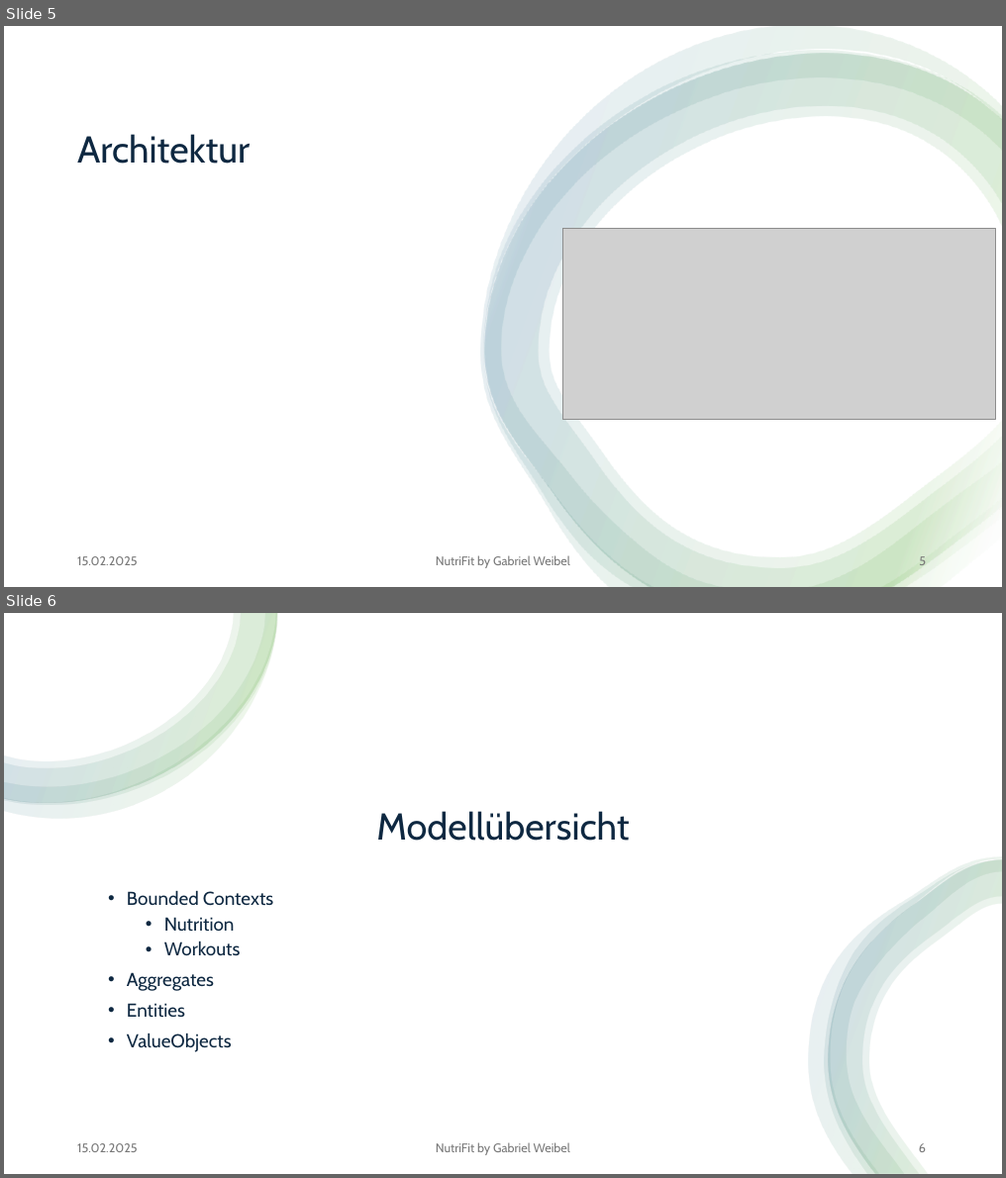
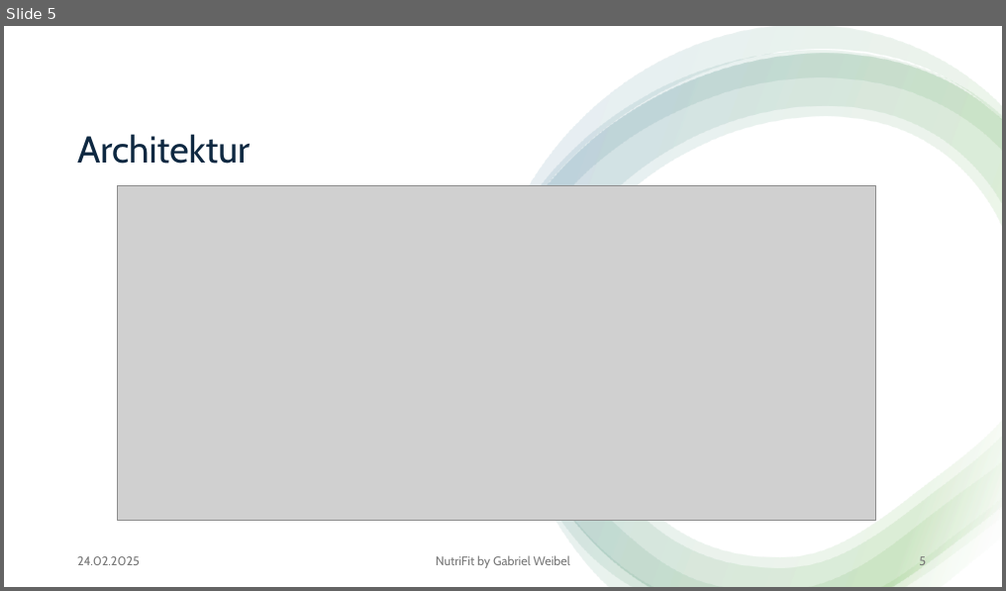
Before and after one commit to gaweCodes/NutriFit, a slide deck: docs/Vorstellung_NutriFit.pptx. Shown one above the other, each under a label of ours: slides 5 and 6 before the commit, slide 5 after it. The pictures are 1006x1178 and 1006x591 pixels, drawn with LibreOffice and Linux fonts; fonts in the diff are those of the drawing; grey boxes stand for pictures. Boxes give left, top, right and bottom in pixels: in the first picture for what was removed or moved away, otherwise in the second. Text is boxed around its words. In the diff, an @@ line names an element or a change of style, - is before the commit and + after.

```diff
--- a/docs/Vorstellung_NutriFit.pptx
+++ b/docs/Vorstellung_NutriFit.pptx
@@ slide 6 removed at bbox=[4, 613, 1002, 1174], background #FFFFFF @@
@@ rectangle removed at bbox=[4, 613, 1002, 1174] @@
@@ group removed at bbox=[4, 613, 278, 819]: 4 freeform shapes @@
@@ title removed at bbox=[376, 811, 629, 841] @@
-Modellübersicht
@@ group removed at bbox=[809, 857, 1002, 1174]: 4 freeform shapes @@
@@ text removed at bbox=[127, 890, 273, 1053] @@
-• Bounded Contexts
-  • Nutrition
-  • Workouts
-• Aggregates
-• Entities
-• ValueObjects
@@ text removed at bbox=[77, 1144, 138, 1153] @@
-15.02.2025
@@ text removed at bbox=[436, 1143, 570, 1156] @@
-NutriFit by Gabriel Weibel
@@ page number removed at bbox=[919, 1144, 926, 1153] @@
-6
@@ slide 5 changed as well @@
@@ picture: place and size @@
-picture at bbox=[563, 228, 995, 419]
+picture at bbox=[118, 185, 876, 521]
@@ text at bbox=[77, 557, 140, 566]: text changed @@
-15.02.2025
+24.02.2025
```
Also in this commit, not shown: 7 other slides changed, 1 other file.
